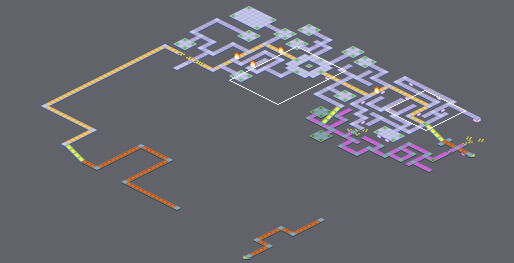
An edit to a level. Tiled map, areas/Industrial_hub.tmx. The picture above shows the old version from afar; the outline marks the close-up.
Close-up. Before the edit:
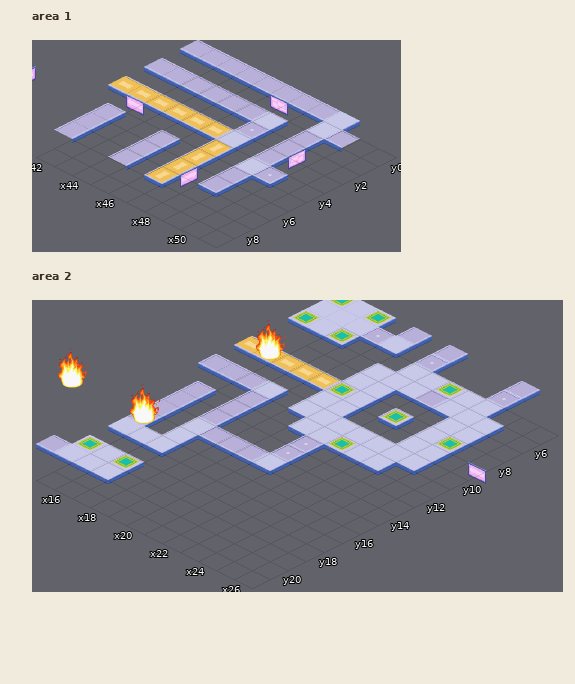
Cells are 64x32 px. Isometric: x runs down to the right, y down to the left. Shown: area 1 x 42..51, y 0..9; area 2 x 15..26, y 5..21. Layer "Tile Layer 5" is drawn 0,-64 px off the grid.
After:
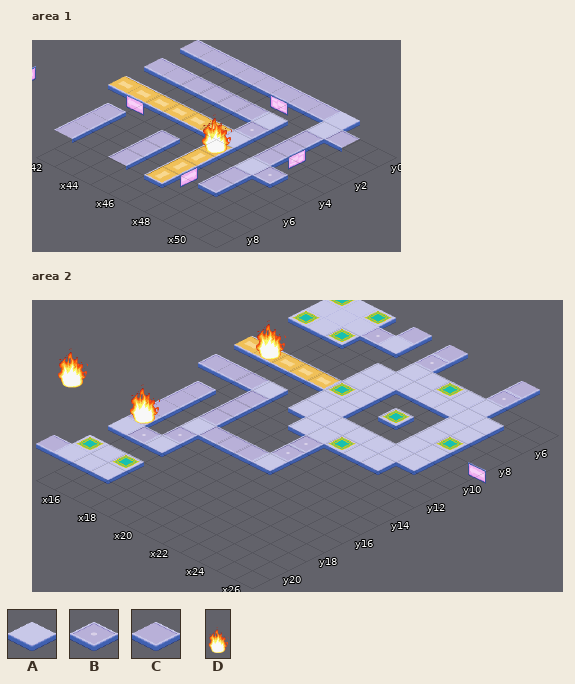
Key: from "Cyberworld Indus": A 0, B 4, C 5 flipped left-right; from "obstacle fire 2": D 0.
_ is an empty cell.
Objects are placed by the point they stand on, in cells (3,4 is the top-left corner of cell 3,4); size is 1x1 cell unless given.
Commit: Fixed indus tiles
Changes in this commit:
Layer "Object Layer 5", area 1:
A new object: D at 48.8,6.8 size 1x4.
Layer "Tile Layer 5", area 2:
Tile C gives way to tile A in row 8 at x 23.
Tile A gives way to tile B in row 17 at x 18; in row 18 at x 17.
Pixel boxes of the changes (left, top, right, bottom) in both close-ups:
added: (202, 114, 232, 152)
changed: (415, 390, 448, 407)
changed: (128, 427, 196, 443)
